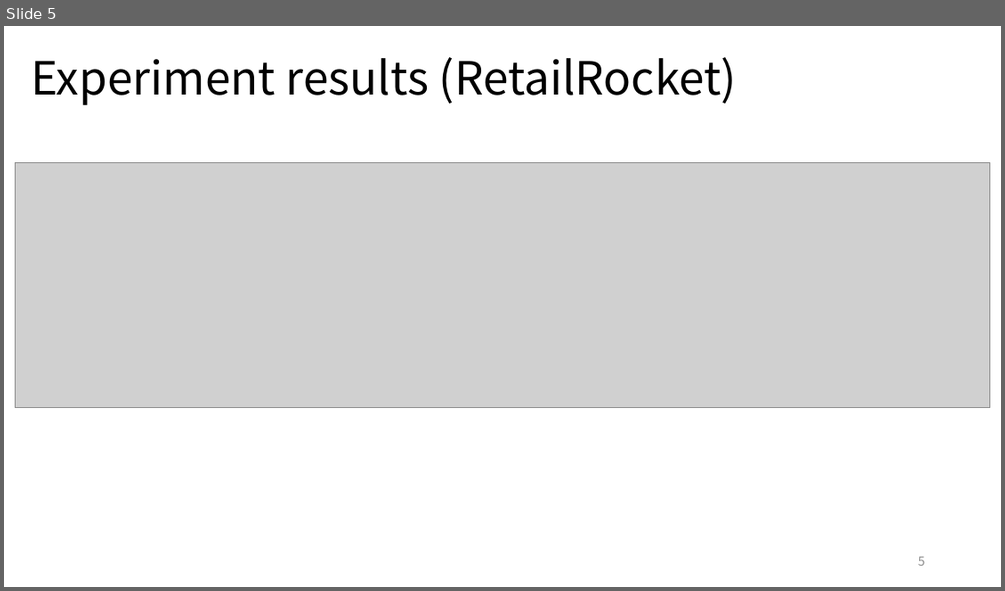
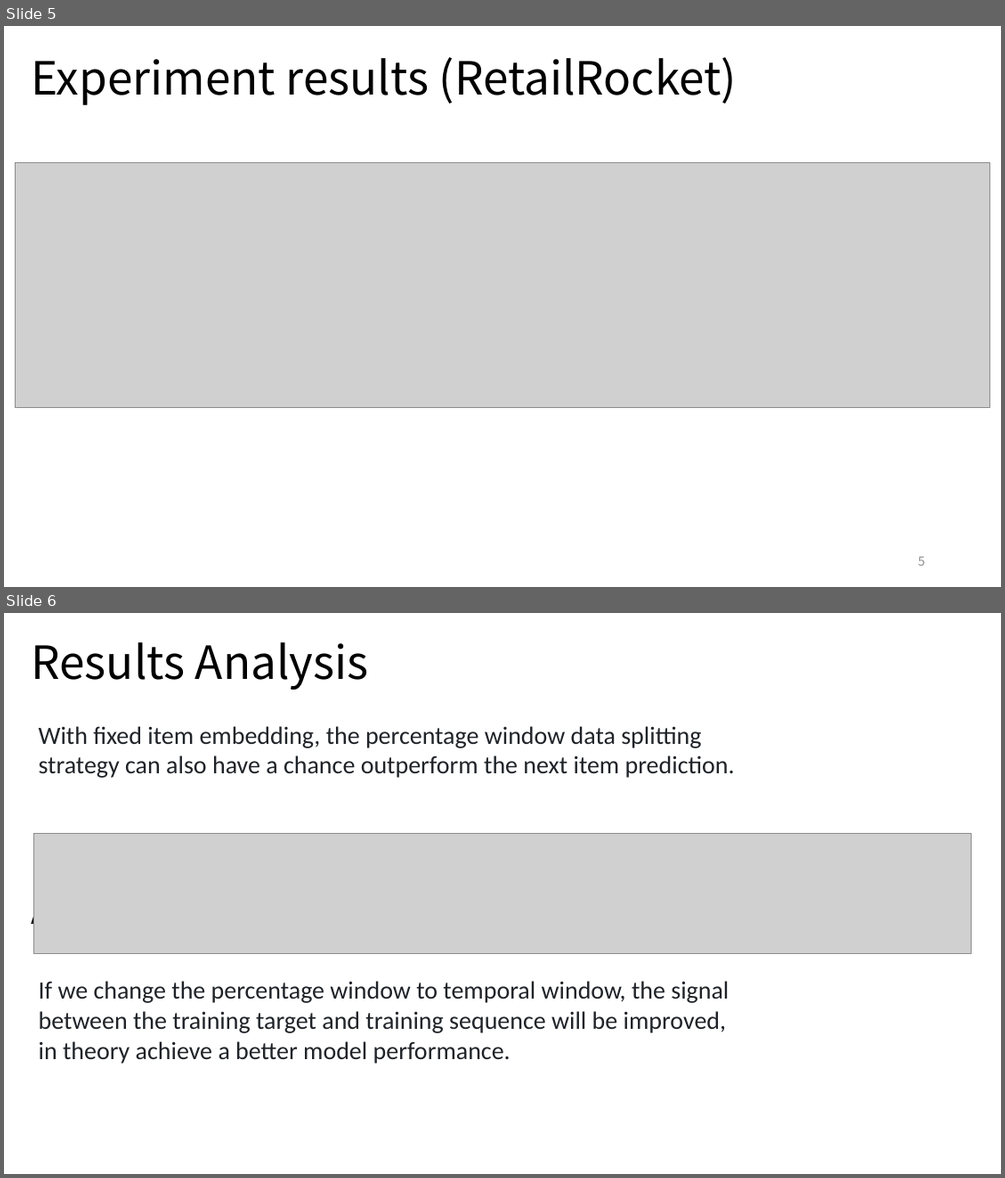
Before and after one commit to YunlongLin0125/Recommender-System, a slide deck: week5/Dissertation_5.pptx. Shown one above the other, each under a label of ours: slide 5 before the commit, slides 5 and 6 after it. The pictures are 1005x591 and 1005x1178 pixels, drawn with LibreOffice and Linux fonts; fonts in the diff are those of the drawing; grey boxes stand for pictures. Boxes give left, top, right and bottom in pixels: in the first picture for what was removed or moved away, otherwise in the second. Text is boxed around its words. In the diff, an @@ line names an element or a change of style, - is before the commit and + after.

```diff
--- a/week5/Dissertation_5.pptx
+++ b/week5/Dissertation_5.pptx
@@ slide 6 added at (4,613,1001,1174), background #FFFFFF @@
@@ title added at (31,642,369,690), 44 pt, text #000000 @@
+Results Analysis
@@ text added at (39,726,735,778), 24 pt, text #1F2328 @@
+With fixed item embedding, the percentage window data splitting strategy can also have a chance outperform the next item prediction.
@@ picture added at (34,833,971,954) @@
@@ text added at (31,877,285,935), 44 pt, text #000000 @@
+Assumption
@@ text added at (39,981,728,1063), 24 pt, text #1F2328 @@
+If we change the percentage window to temporal window, the signal between the training target and training sequence will be improved, in theory achieve a better model performance.
```
Also in this commit, not shown: 1 slide changed, 2 other slides added, 6 slides removed, 5 other files.
